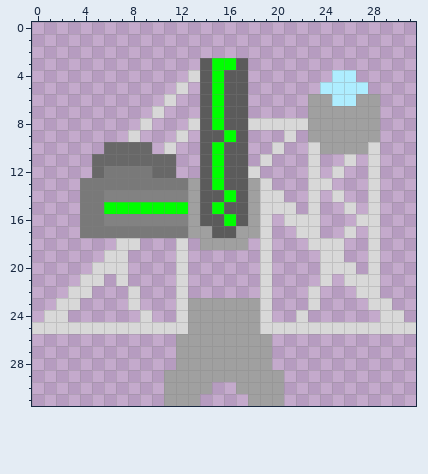
Pixel-art file -- towers/basic_gun_new.aseprite. Above is the file before it was changed.
32x32 pixels, 1 frame.
Now the later version:
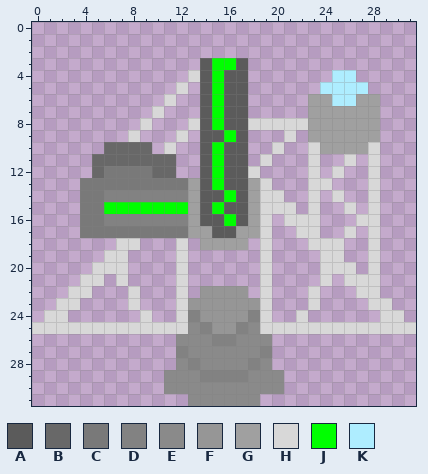
Palette (. is transparent): A #5b5b5b  B #686868  C #797979  D #828282  E #8a8a8a  F #969696  G #a0a0a0  H #d8d8d8  J #00ff00  K #aeedff
Diff:
y 22: x 14..17 .... -> FFFF
y 23: x 13..18 GGGGGG -> FFFFFF
y 24: x 13..18 GGGGGG -> DFFFFD
y 25: x 13..18 GGGGGG -> EDFFDE
y 26: x 12..19 GGGGGGGG -> EEEDDEEE
y 27: x 12..19 GGGGGGGG -> DEEEEEED
y 28: x 12..19 GGGGGGGG -> EDEEEEDE
y 29: x 11..20 GGGGGGGGGG -> EEEDDDDEEE
y 30: x 11..20 GGGG..GGGG -> EEEEEEEEEE
y 31: x 11..20 GGG....GGG -> ..EEEEEE..
